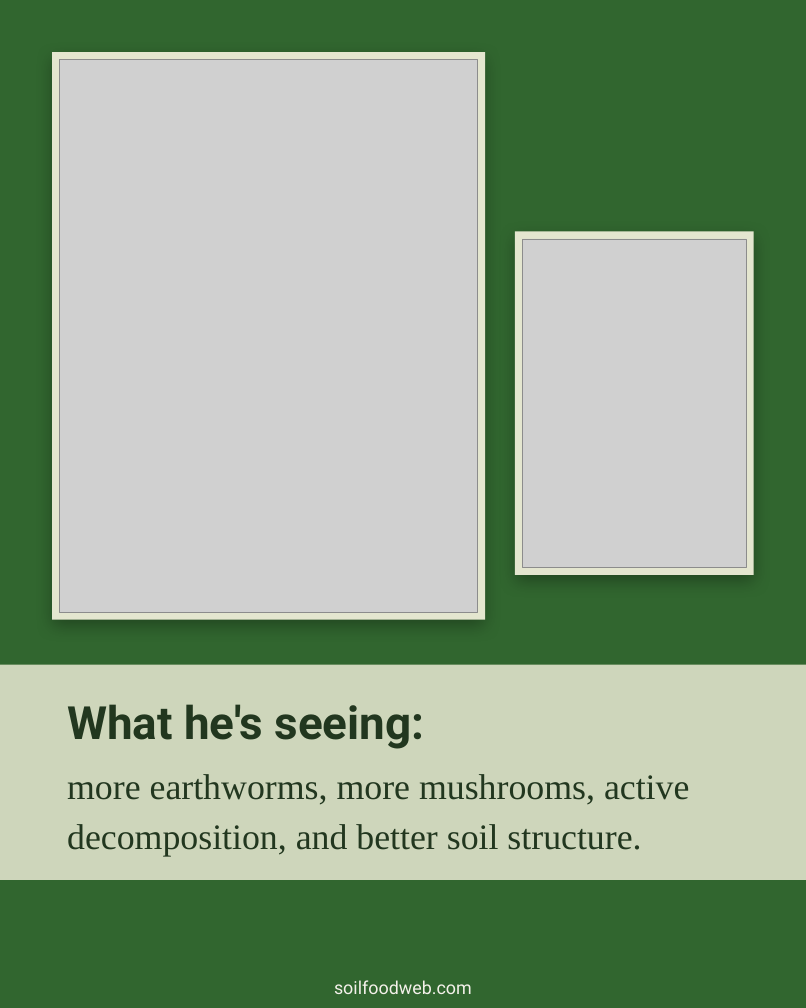
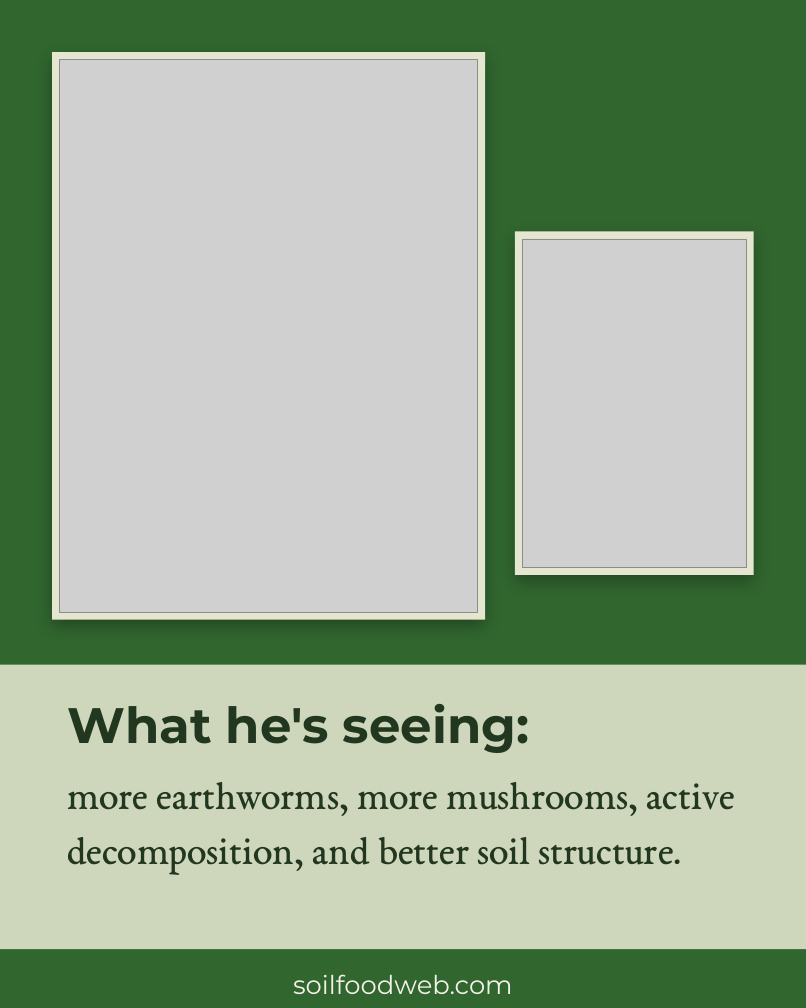
Before and after one commit to linneamoritznyc/SFW-SocialMedia, a slide deck: slide 8 of templates/posts/october/01-10-2026-thu-ig-soil-regenerators-boubacar-roots.pptx. Drawn at 806x1008 pixels with LibreOffice and Linux fonts; fonts in the diff are those of the drawing; grey boxes stand for pictures; background and template pictures are left out. Boxes give left, top, right and bottom in pixels: in the first picture for what was removed or moved away, otherwise in the second. Text is boxed around its words. In the diff, an @@ line names an element or a change of style, - is before the commit and + after.

```diff
--- a/templates/posts/october/01-10-2026-thu-ig-soil-regenerators-boubacar-roots.pptx
+++ b/templates/posts/october/01-10-2026-thu-ig-soil-regenerators-boubacar-roots.pptx
@@ rectangle resized from (x1=0, y1=664, x2=806, y2=880) to (x1=0, y1=664, x2=806, y2=949) @@
@@ text "What he's seeing:" at (x1=67, y1=704, x2=530, y2=753): size 46 to 50 pt, font Roboto to Montserrat @@
@@ text "more earthworms, more mushrooms, active ..." at (x1=67, y1=782, x2=735, y2=874): size 36 to 40 pt, font Times New Roman to EB Garamond @@
@@ text "soilfoodweb.com" moved from (x1=334, y1=980, x2=472, y2=994) to (x1=293, y1=974, x2=513, y2=994) @@
@@ text "soilfoodweb.com" at (x1=293, y1=974, x2=513, y2=994): size 18 to 26 pt, font Roboto to Montserrat @@
```
Also in this commit, not shown: 10 other slides changed, 40 other files.
